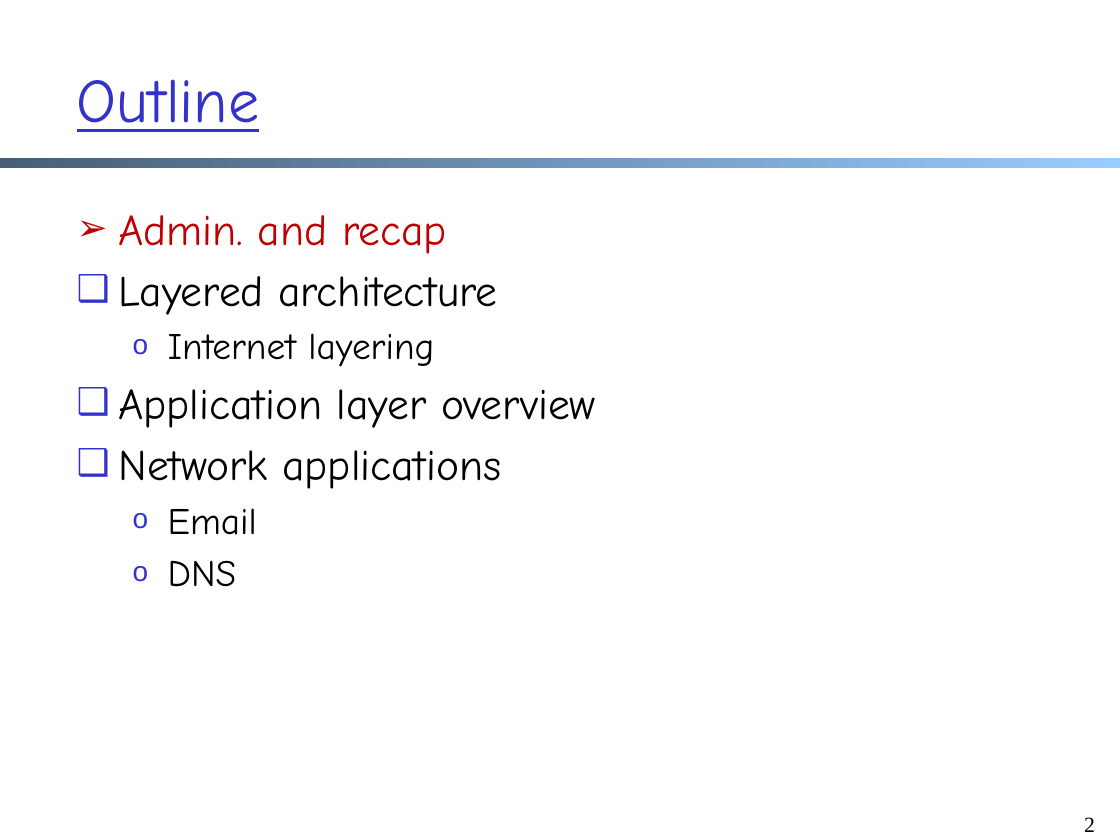
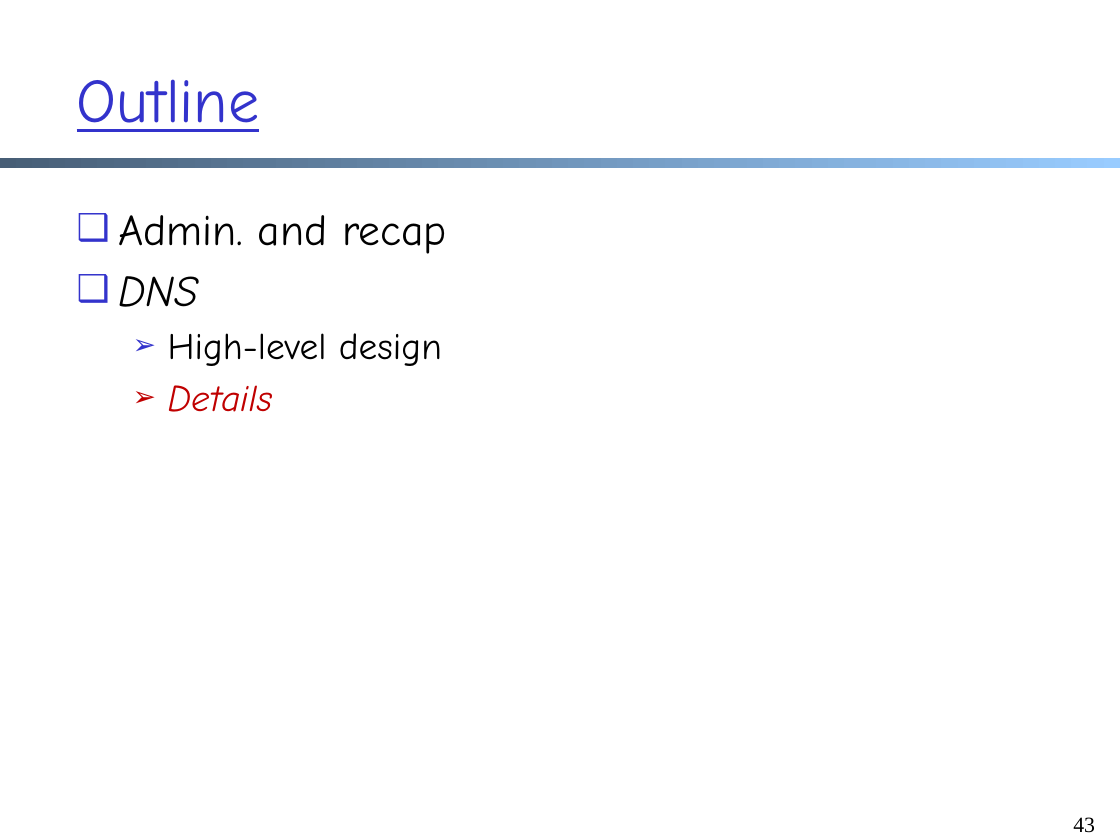
Before and after one commit to xiangq27/xiangq27.github.io, a slide deck: slide 43 of courses/cnns-xmuf22/files/lectures/application-email-dns.pptx (slide 2 before the commit). Drawn at 1120x840 pixels with LibreOffice and Linux fonts; fonts in the diff are those of the drawing. Boxes give left, top, right and bottom in pixels: in the first picture for what was removed or moved away, otherwise in the second. Text is boxed around its words. In the diff, an @@ line names an element or a change of style, - is before the commit and + after.

```diff
--- a/courses/cnns-xmuf22/files/lectures/application-email-dns.pptx
+++ b/courses/cnns-xmuf22/files/lectures/application-email-dns.pptx
@@ text at bbox=[119, 215, 447, 307]: text colour #C00000 to #000000 in "Admin. and recap"; size 24 to 28 pt, italic on in "DNS"; bullet ➢ to ❑; bullet colour #C00000 to #3333CC; bullet o to ❑; list level 2 to 1 in "DNS" @@
@@ text at bbox=[119, 276, 596, 535]: paragraphs removed @@
-❑ Layered architecture
-  o Internet layering
-❑ Application layer overview
-❑ Network applications
-  o Email
@@ text at bbox=[168, 333, 442, 412]: paragraphs added @@
+  ➢ High-level design
+  ➢ Details
@@ page number at bbox=[1073, 817, 1095, 833]: text changed @@
-2
+43
```
Also in this commit, not shown: 6 other slides changed, 36 slides added, 30 slides removed, 5 other files.
